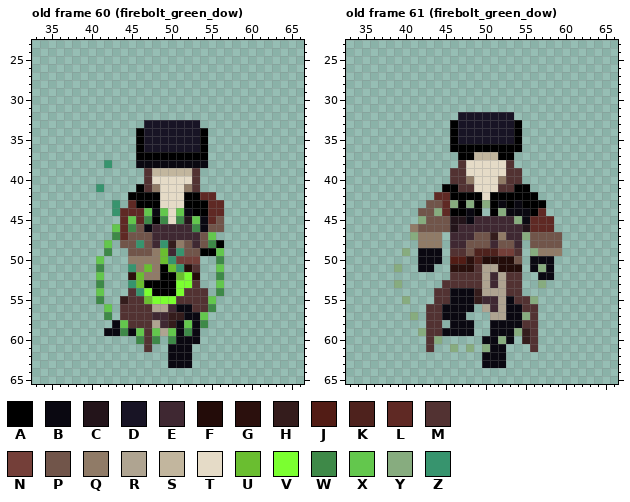
Two states of a pixel-art file, Nevermore Unity Project/Assets/Art Assets/Alex/Player/player_updown.ase. Above: the version before the commit.
101x97 pixels, 66 frames. Shown: old frame 60 (firebolt_green_dow): x 33..66, y 23..65; old frame 61 (firebolt_green_dow): x 33..66, y 23..65. The commit also changed other frames, which this record leaves out.
Palette (. is transparent): A #000000  B #0a0811  C #23141a  D #181425  E #3f2832  F #230c09  G #2b100d  H #341c1c  J #521c15  K #4e221d  L #5f2924  M #523232  N #743f39  P #71554a  Q #907b67  R #afa491  S #c2b69e  T #e5dbc7  U #6abe30  V #7bff30  W #3e8948  X #63c74d  Y #87ac7f  Z #37946e
New version:
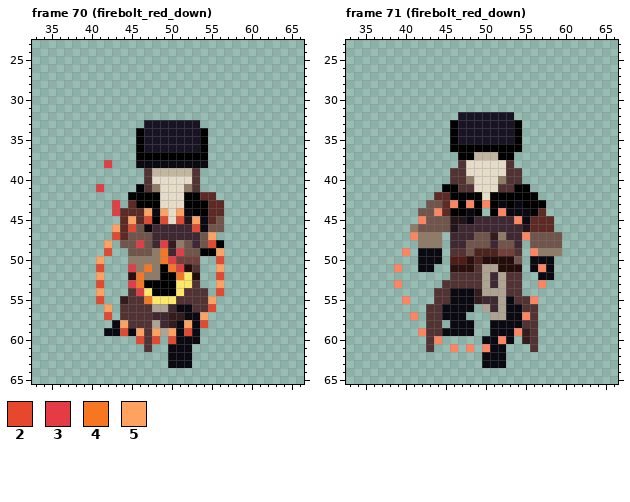
Colours new in this view: 2 #e6482e  3 #e43b44  4 #f77622  5 #ffa15f
A new or re-ordered frame is compared with the old frame closest to it.
Diff:
frames 66 -> 76
colour V: #7bff30 -> #fee761
colour Y: #87ac7f -> #ff845f
Frame 70 (firebolt_red_down) is new; against old frame 60 (firebolt_green_dow), layer "attack #2":
y 38: x 42 Z -> 3
y 41: x 41 Z -> 3
y 43: x 43 Z -> 3
y 44: x 43 Z -> 3; x 47 X -> 5; x 49 X -> 5; x 51 X -> 5
y 45: x 45 X -> 5; x 47 W -> 2; x 49 W -> 2; x 51 W -> 2; x 53 X -> 5
y 46: x 43 X -> 5; x 45 W -> 2; x 53 W -> 2
y 47: x 43 W -> 2; x 55 X -> 5
y 48: x 42 X -> 5; x 46 Z -> 3; x 49 Z -> 3; x 55 W -> 2
y 49: x 42 W -> 2; x 49 U -> 4; x 51 Z -> 3; x 56 X -> 5
y 50: x 41 X -> 5; x 49..50 UZ -> 43; x 56 W -> 2
y 51: x 41 W -> 2; x 45 Z -> 3; x 47 U -> 4; x 50..51 UZ -> 43; x 56 X -> 5
y 52: x 41 X -> 5; x 46 U -> 4; x 51 U -> 4; x 56 W -> 2
y 53: x 41 W -> 2; x 45..46 ZU -> 34; x 56 X -> 5
y 54: x 41 X -> 5; x 46 Z -> 3; x 56 W -> 2
y 55: x 41 W -> 2; x 47 U -> 4; x 55 X -> 5
y 56: x 42 X -> 5; x 55 W -> 2
y 57: x 42 W -> 2; x 54 X -> 5
y 58: x 44 X -> 5; x 52 X -> 5; x 54 W -> 2
y 59: x 44 W -> 2; x 46 X -> 5; x 48 X -> 5; x 50 X -> 5; x 52 W -> 2
y 60: x 46 W -> 2; x 48 W -> 2; x 50 W -> 2
Changed places in both pictures, as pixel boxes (x1, y1, x2, y2):
changed: (96, 160, 224, 344)
changed: (394, 200, 546, 352)
